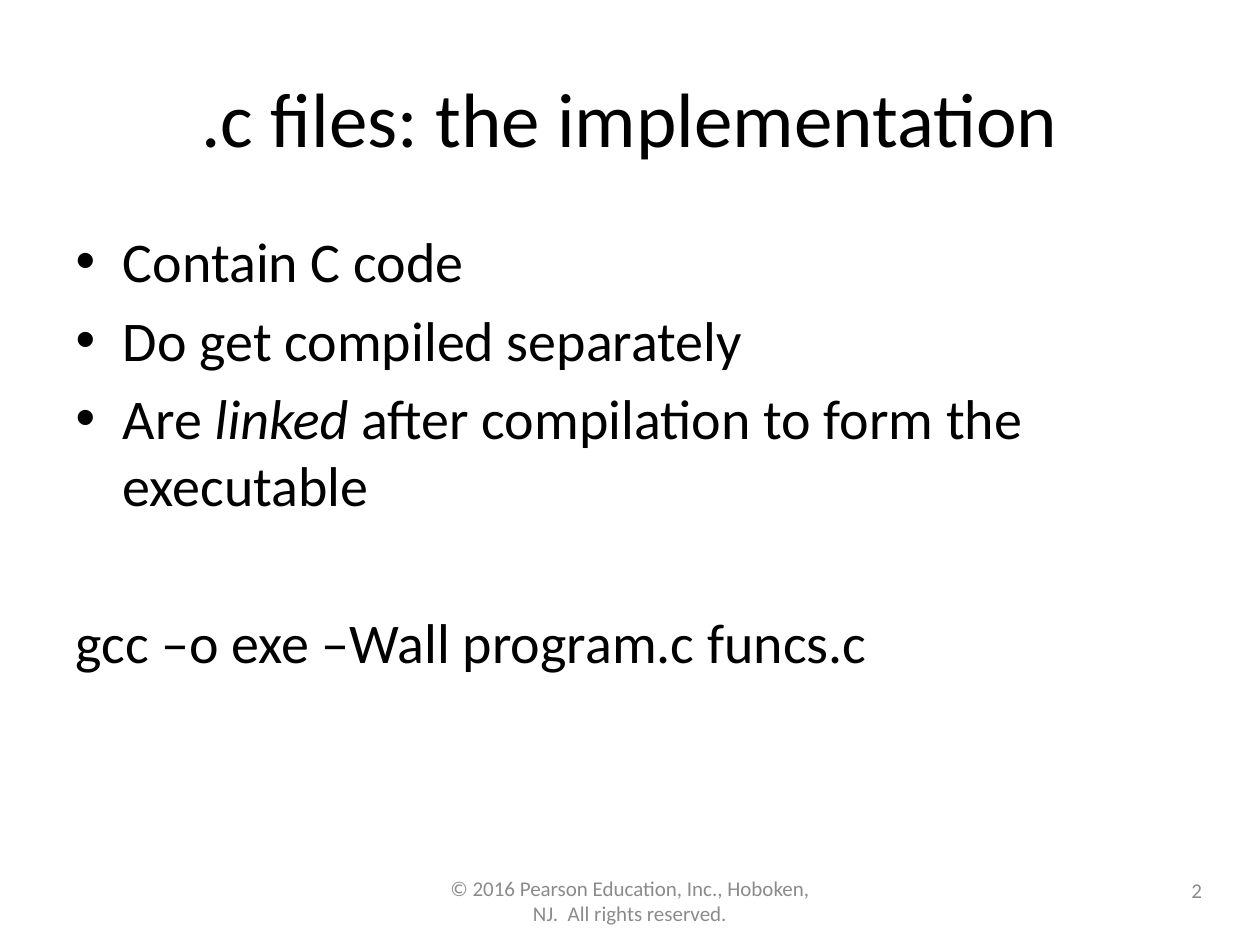
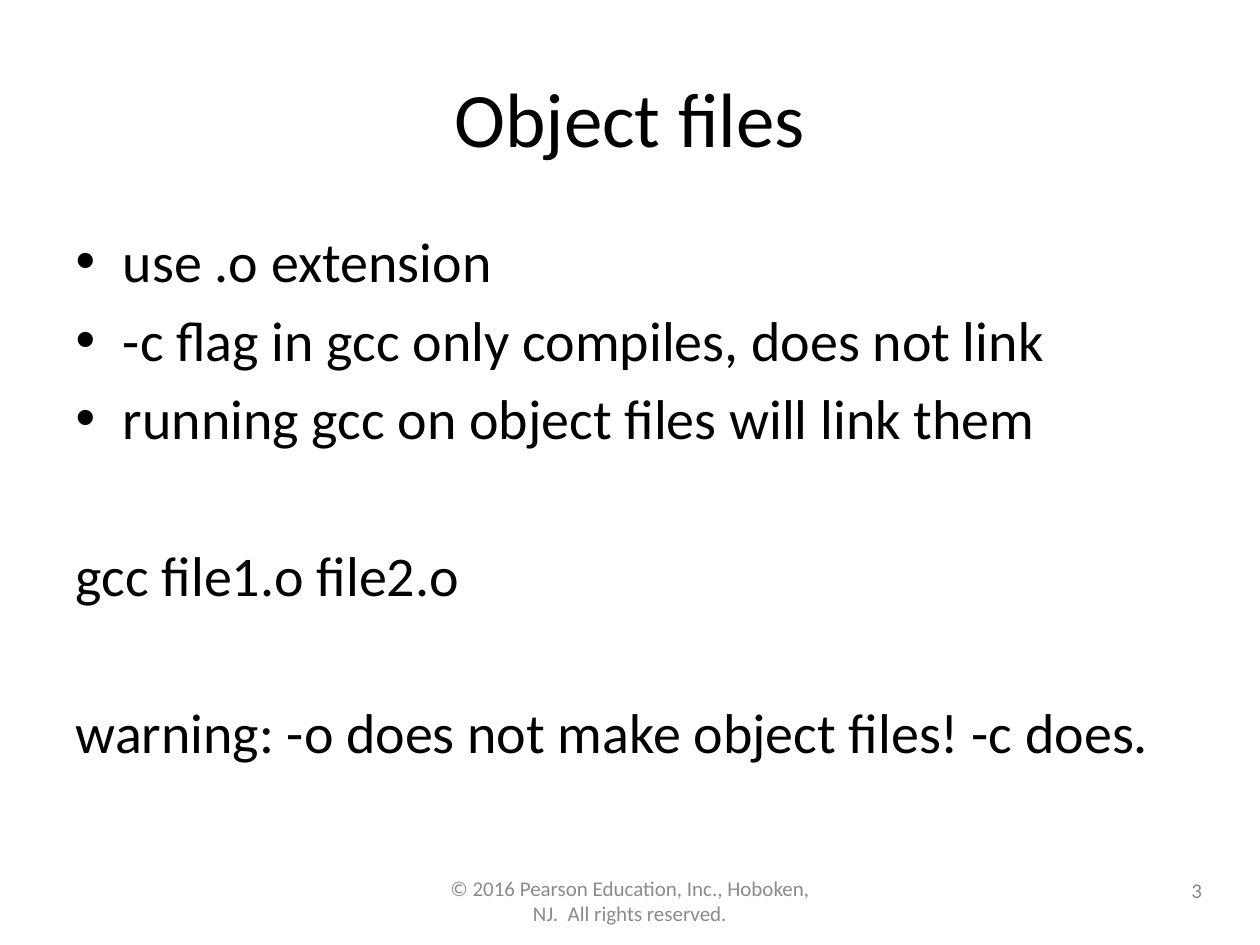
Before and after one commit to lgw2/lgw2.github.io, a slide deck: slide 3 of _teaching/csci112-fall-2023/lectures/ppts/splitting_up_program.pptx (slide 2 before the commit). Drawn at 1260x945 pixels with LibreOffice and Linux fonts; fonts in the diff are those of the drawing. Boxes give left, top, right and bottom in pixels: in the first picture for what was removed or moved away, otherwise in the second. Text is boxed around its words. In the diff, an @@ line names an element or a change of style, - is before the commit and + after.

```diff
--- a/_teaching/csci112-fall-2023/lectures/ppts/splitting_up_program.pptx
+++ b/_teaching/csci112-fall-2023/lectures/ppts/splitting_up_program.pptx
@@ title at (454, 93, 805, 161): text changed @@
-.c files: the implementation
+Object files
@@ text at (76, 243, 1148, 763): text changed @@
-• Contain C code
-• Do get compiled separately
-• Are linked after compilation to form the executable
-gcc –o exe –Wall program.c funcs.c
+• use .o extension
+• -c flag in gcc only compiles, does not link
+• running gcc on object files will link them
+gcc file1.o file2.o
+warning: -o does not make object files! -c does.
@@ page number at (1191, 884, 1202, 898): text changed @@
-2
+3
```
Also in this commit, not shown: 1 other slide changed, 3 slides added, 2 slides removed, 5 other files.
